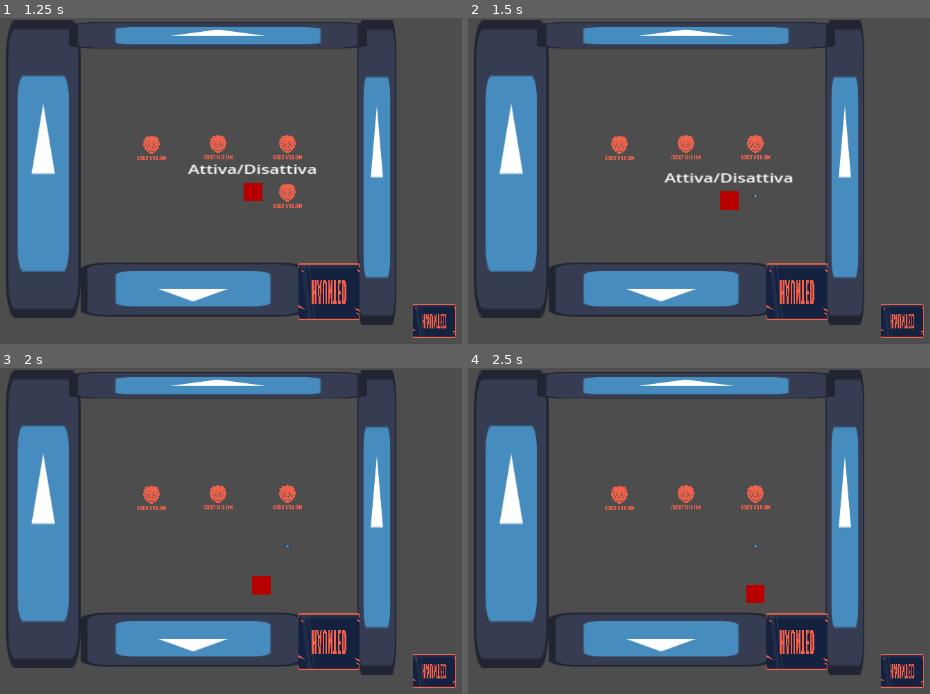
Above: before the commit, frames 1-4 (two rows, left to right).
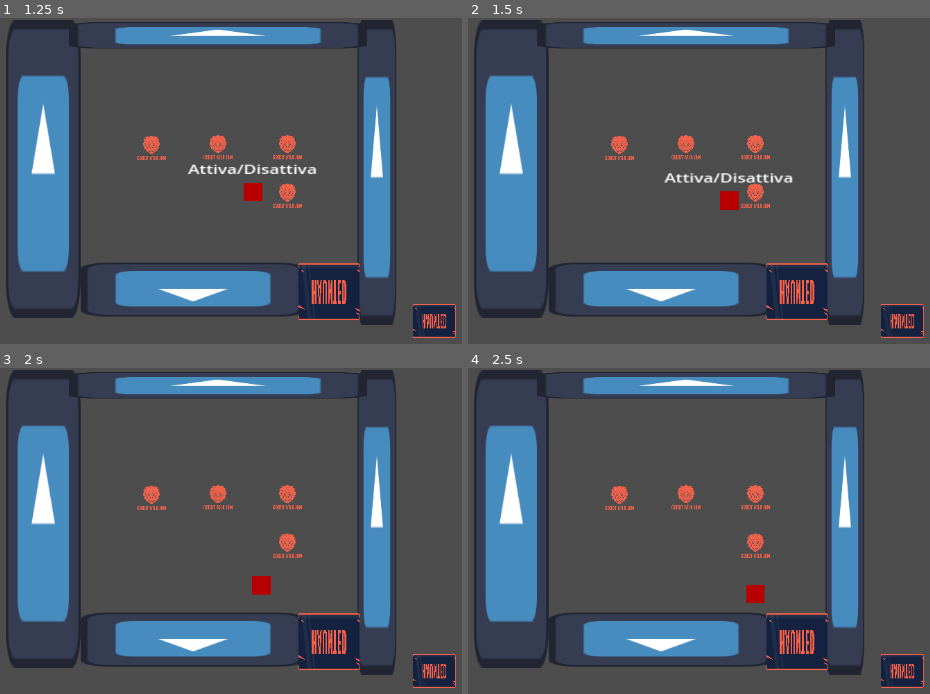
Above: after the commit, the same moments.

Repository: FranzRome/godot-wild-jam--74
Game: Godot game, scene res://scenes/main_scene.tscn
The game is run twice, just before and just after one commit, with the same random seed, the same clock (stepped at 60 frames per second) and the same inputs. The engine's default icon, where the game draws it, is replaced by a stand-in: a white triangle on a blue panel in a dark square.
Inputs:
- Up to frame 1 (1.25 s): tap Enter at 0.5 s; hold D (right) from 0.53 s (still down); tap E (interact) at 0.6 s
- Up to frame 2 (1.5 s): release D (right) at 1.28 s; hold S (down) from 1.28 s (still down); tap E (interact) at 1.35 s
- Up to frame 3 (2 s): keep holding S (down)
- Up to frame 4 (2.5 s): release S (down) at 2.03 s; hold D (right) from 2.03 s (still down); tap E (interact) at 2.1 s

Frame 1 is identical in both runs. In frame 2, 0.2% of the frame differs, in the area x 59-66%, y 50-59%; in frame 3, 0.2%; in frame 4, 0.2%.
Error in both runs: Invalid access of index '0' on a base object of type: 'Array'. (res://scripts/player.gd:55)

Commit message:
Update interact_area.gd

Diff:
--- a/game_components/interact_area.gd
+++ b/game_components/interact_area.gd
@@ -1,4 +1,4 @@
-class_name Interactable extends Area2D
+class_name InteractablePuzzleLeva extends Area2D
 
 @export var interact_label = "name"
 @export var interact_type = "none"
@@ -13,7 +13,7 @@
 
 func change_visual():
 	if(is_leva_active):
-		var texture = load('res://icons/icon.svg')
+		var texture = load('res://icons/GWJ-Full-Logo-noBG.svg')
 
 		var sprite: Sprite2D = get_parent().get_node("Sprite2D")
 		sprite.texture = texture
